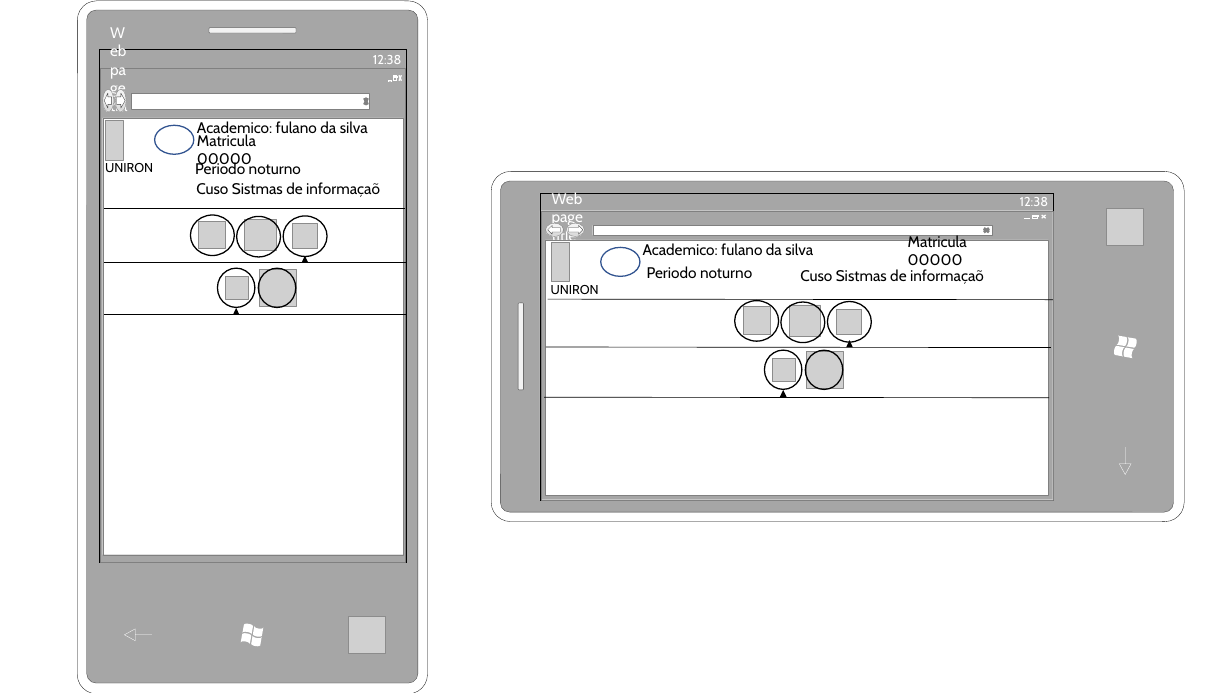
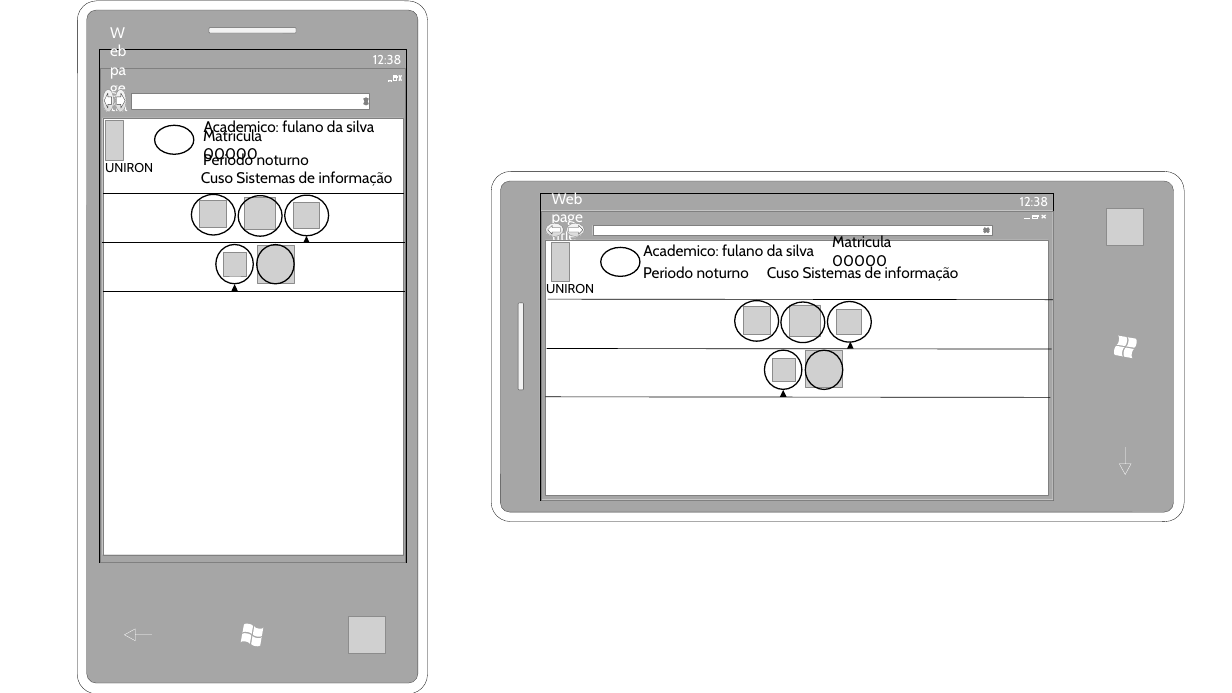
Before and after one commit to borgesmaxwill/PortalDoAlunoNovoModelo, a slide deck: slide 8 of StoryBoards/StoryBoard_RF3_AcessoAAcervo_BuscaRapida.pptx. Drawn at 1232x693 pixels with LibreOffice and Linux fonts; fonts in the diff are those of the drawing; grey boxes stand for pictures; background and template pictures are left out. Boxes give left, top, right and bottom in pixels: in the first picture for what was removed or moved away, otherwise in the second. Text is boxed around its words. In the diff, an @@ line names an element or a change of style, - is before the commit and + after.

```diff
--- a/StoryBoards/StoryBoard_RF3_AcessoAAcervo_BuscaRapida.pptx
+++ b/StoryBoards/StoryBoard_RF3_AcessoAAcervo_BuscaRapida.pptx
@@ text "Academico: fulano da silva": place and size @@
-text "Academico: fulano da silva" at (197,121,368,138)
+text "Academico: fulano da silva" at (204,120,374,137)
@@ ellipse at (154,126,193,154): outline #325491 1 pt to #000000 1 pt @@
@@ text "Matricula 00000": place and size @@
-text "Matricula 00000" at (197,132,256,169)
+text "Matricula 00000" at (203,127,262,164)
@@ text "Periodo noturno": place and size @@
-text "Periodo noturno" at (195,161,301,174)
+text "Periodo noturno" at (203,152,309,165)
@@ text at (201,171,393,186): text changed @@
-Cuso Sistmas de informaçaõ
+Cuso Sistemas de informação
@@ line moved from (104, 209) - (405, 209) to (103, 193) - (404, 193) @@
@@ picture added at (200,201,226,227) @@
@@ picture added at (245,198,276,229) @@
@@ 3 ellipses, 1 triangle, 1 line: place and size @@
-3 ellipses, 1 triangle, 1 line at (104,215,407,262)
+3 ellipses, 1 triangle, 1 line at (102,194,405,243)
@@ picture added at (294,202,320,228) @@
@@ picture removed at (199,221,226,248) @@
@@ picture removed at (245,219,276,250) @@
@@ picture removed at (292,224,318,250) @@
@@ text "Matricula 00000": place and size @@
-text "Matricula 00000" at (908,233,967,270)
+text "Matricula 00000" at (832,234,891,270)
@@ picture added at (224,253,247,276) @@
@@ picture added at (258,246,295,283) @@
@@ ellipse at (601,248,640,276): outline #325491 1 pt to #000000 1 pt @@
@@ text "Periodo noturno": place and size @@
-text "Periodo noturno" at (647,266,752,278)
+text "Periodo noturno" at (643,266,749,278)
@@ text at (767,264,959,281): text changed @@
-Cuso Sistmas de informaçaõ
+Cuso Sistemas de informação
@@ 2 ellipses, 1 triangle, 1 line: place and size @@
-2 ellipses, 1 triangle, 1 line at (104,268,407,315)
+2 ellipses, 1 triangle, 1 line at (103,245,406,291)
@@ picture removed at (226,276,249,299) @@
@@ picture removed at (260,270,297,307) @@
@@ text "UNIRON": place and size @@
-text "UNIRON" at (551,285,599,294)
+text "UNIRON" at (546,284,594,293)
```
Also in this commit, not shown: 7 other slides changed.
